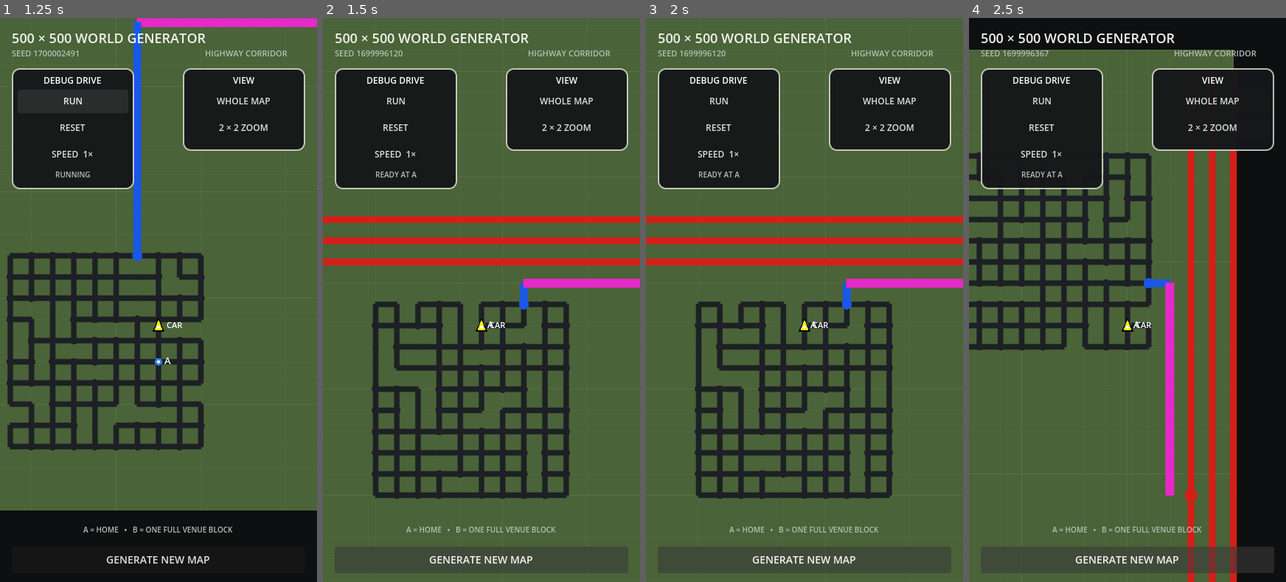
Above: before the commit, frames 1-4 (left to right).
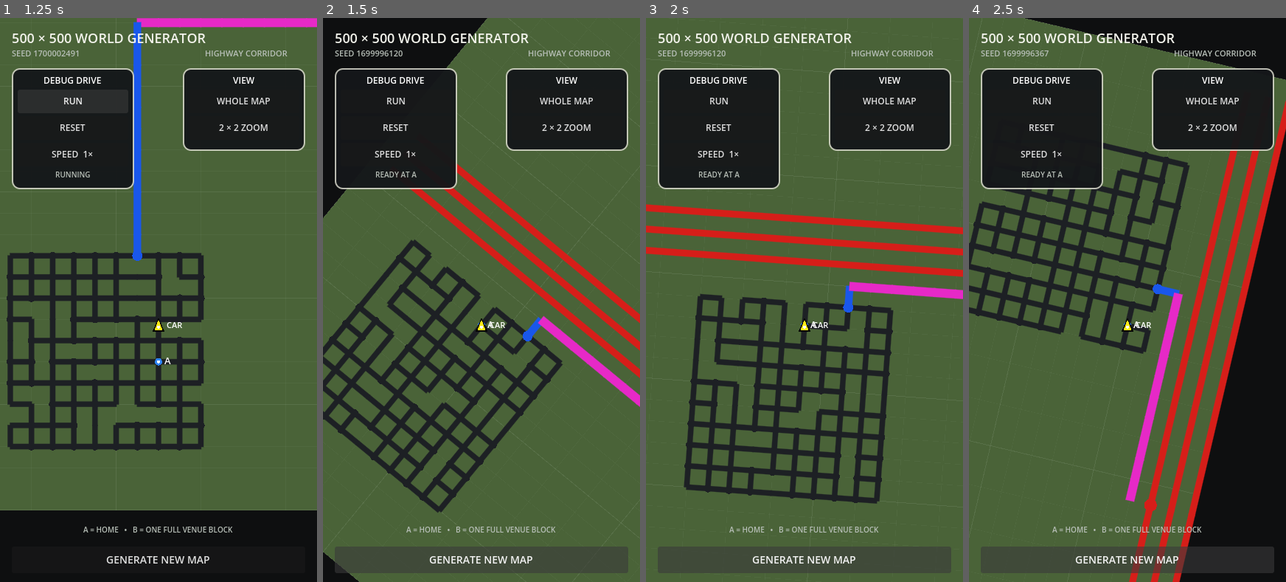
Above: after the commit, the same moments.

Repository: patrickcallahancomedy/comedian
Game: Godot game, scene res://scenes/drive/grid_world_prototype.tscn
Same seed, same stepped clock (60 frames per second), same inputs: the game is played once before the commit and once after it. This scene is started directly instead of the project's main scene.
Inputs:
- Up to frame 1 (1.25 s): click "RUN" at 0.5 s
- Up to frame 2 (1.5 s): click "GENERATE NEW MAP" at 1.25 s
- Up to frame 3 (2 s): no input
- Up to frame 4 (2.5 s): click "GENERATE NEW MAP" at 2 s

Frame 1 is identical in both runs. In frame 2, 26% of the frame differs, in the area x 0-100%, y 0-100%; in frame 3, 17%; in frame 4, 27%.

Commit message:
Smooth rotating drive camera turns

Diff:
--- a/godot/scripts/drive/grid_world_map.gd
+++ b/godot/scripts/drive/grid_world_map.gd
@@ -25,6 +25,7 @@
 const ROAD_BLOCK_LENGTH := 20
 const ROAD_BLOCK_WIDTH := 10
 const DRIVE_VISIBLE_WORLD_WIDTH := 140.0
+const DRIVE_ROTATION_SMOOTH_SPEED := 4.5
 
 @export var world_seed: int = 0
 
@@ -36,6 +37,7 @@
 var drive_camera_enabled := false
 var drive_camera_world := Vector2.ZERO
 var drive_camera_rotation := 0.0
+var drive_camera_target_rotation := 0.0
 
 @onready var seed_label: Label = $"../SeedLabel"
 @onready var mode_label: Label = $"../ModeLabel"
@@ -89,6 +91,19 @@
 	map_generated.emit()
 
 
+func _process(delta: float) -> void:
+	if not drive_camera_enabled:
+		return
+
+	var blend := 1.0 - exp(-DRIVE_ROTATION_SMOOTH_SPEED * delta)
+	drive_camera_rotation = lerp_angle(
+		drive_camera_rotation,
+		drive_camera_target_rotation,
+		blend
+	)
+	queue_redraw()
+
+
 func show_whole_world() -> void:
 	drive_camera_enabled = false
 	show_whole_map = true
@@ -99,6 +114,7 @@
 	world_position: Vector2,
 	forward_direction: Vector2
 ) -> void:
+	var was_enabled := drive_camera_enabled
 	drive_camera_enabled = true
 	show_whole_map = false
 	drive_camera_world = world_position
@@ -107,7 +123,9 @@
 	if direction.length_squared() <= 0.0001:
 		direction = Vector2.UP
 
-	drive_camera_rotation = direction.angle_to(Vector2.UP)
+	drive_camera_target_rotation = direction.angle_to(Vector2.UP)
+	if not was_enabled:
+		drive_camera_rotation = drive_camera_target_rotation
 	queue_redraw()
 
 
